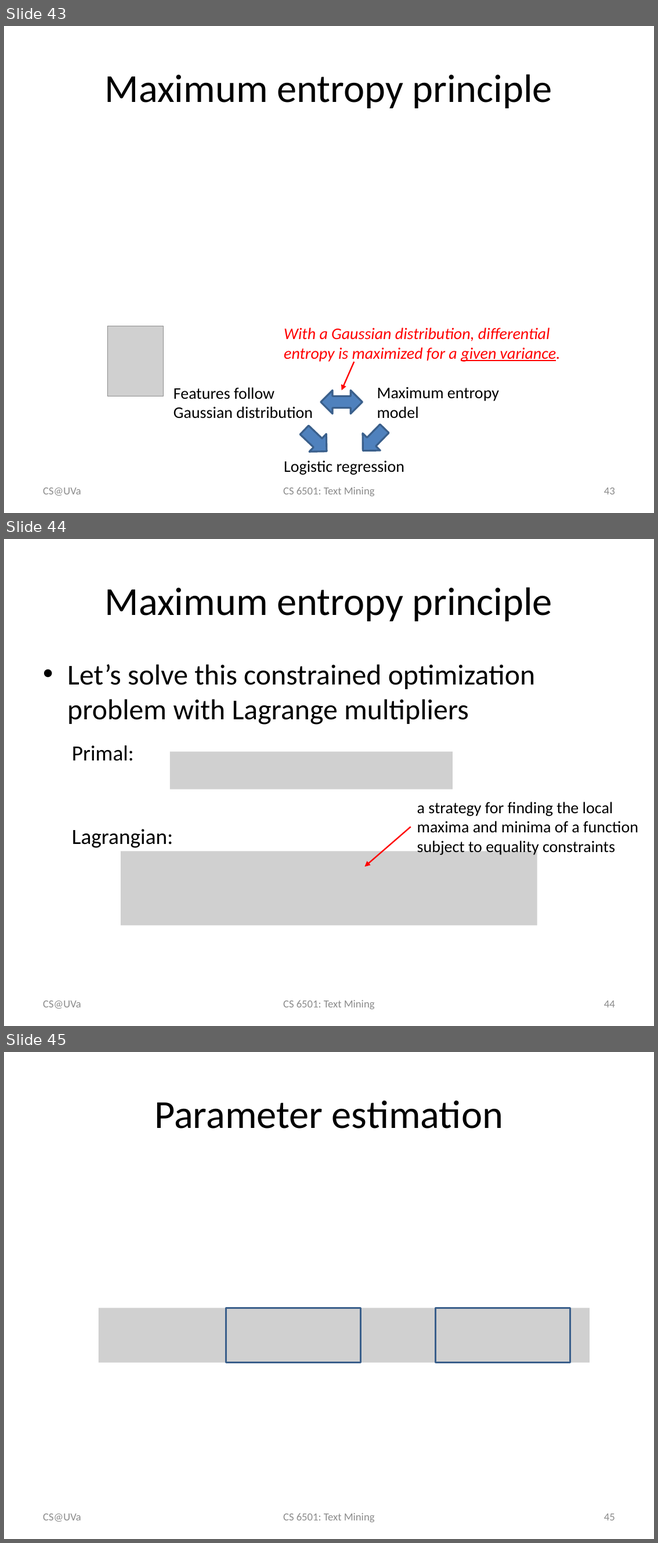
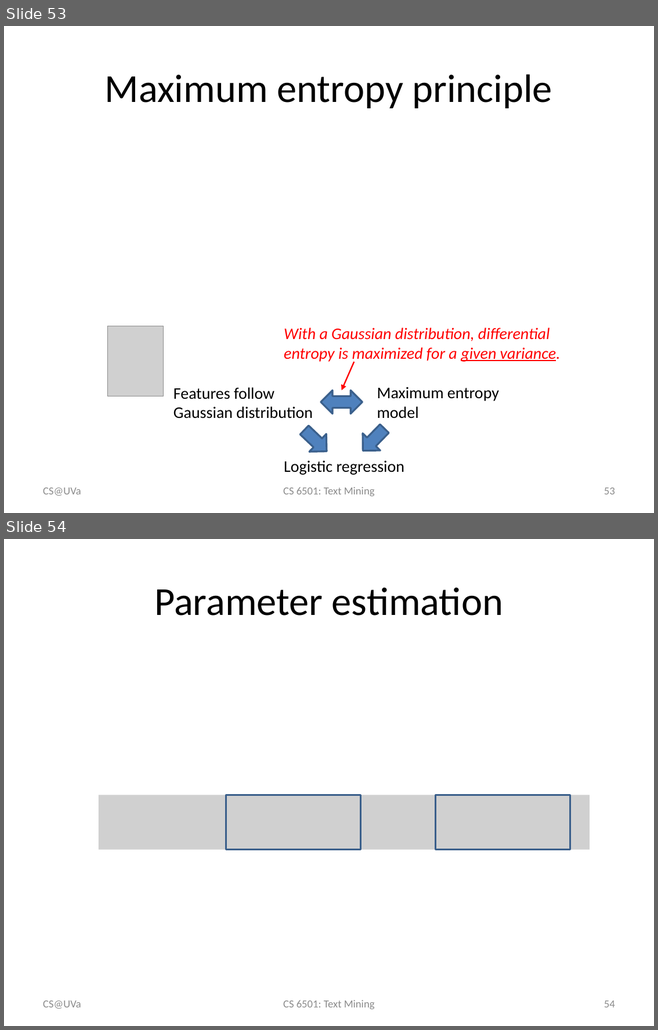
Before and after one commit to wang296/CS6501-Text-Mining, a slide deck: docs/Logistic Regression.pptx. Shown one above the other, each under a label of ours: slides 43, 44 and 45 before the commit, slides 53 and 54 after it. The pictures are 658x1543 and 658x1030 pixels, drawn with LibreOffice and Linux fonts; fonts in the diff are those of the drawing; grey boxes stand for pictures. Boxes give left, top, right and bottom in pixels: in the first picture for what was removed or moved away, otherwise in the second. Text is boxed around its words. In the diff, an @@ line names an element or a change of style, - is before the commit and + after.

```diff
--- a/docs/Logistic Regression.pptx
+++ b/docs/Logistic Regression.pptx
@@ slide 44 removed at [4,539,654,1026], background #FFFFFF @@
@@ title removed at [105,587,552,621] @@
-Maximum entropy principle
@@ text removed at [67,664,535,725] @@
-• Let’s solve this constrained optimization problem with Lagrange multipliers
@@ text removed at [72,745,134,761] @@
-Primal:
@@ picture removed at [170,751,452,789] @@
@@ text removed at [417,802,638,855] @@
-a strategy for finding the local maxima and minima of a function subject to equality constraints
@@ text removed at [72,829,173,848] @@
-Lagrangian:
@@ arrow removed from (411, 827) to (365, 867) @@
@@ picture removed at [121,852,538,925] @@
@@ text removed at [43,1001,81,1009] @@
-CS@UVa
@@ text removed at [283,1000,375,1009] @@
-CS 6501: Text Mining
@@ page number removed at [604,1001,615,1008] @@
-44
@@ what was slide 43 is now slide 53 @@
@@ page number at [604,488,615,495]: text changed @@
-43
+53
@@ what was slide 45 is now slide 54 @@
@@ page number at [604,1001,615,1008]: text changed @@
-45
+54
```
Also in this commit, not shown: 10 slides added, 2 other files.
